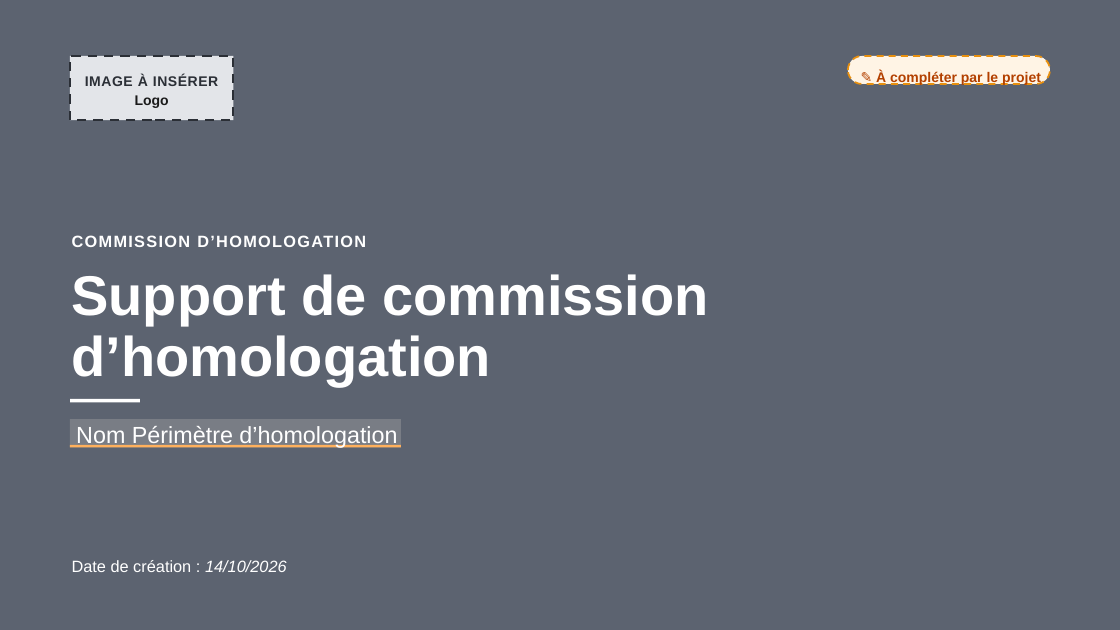
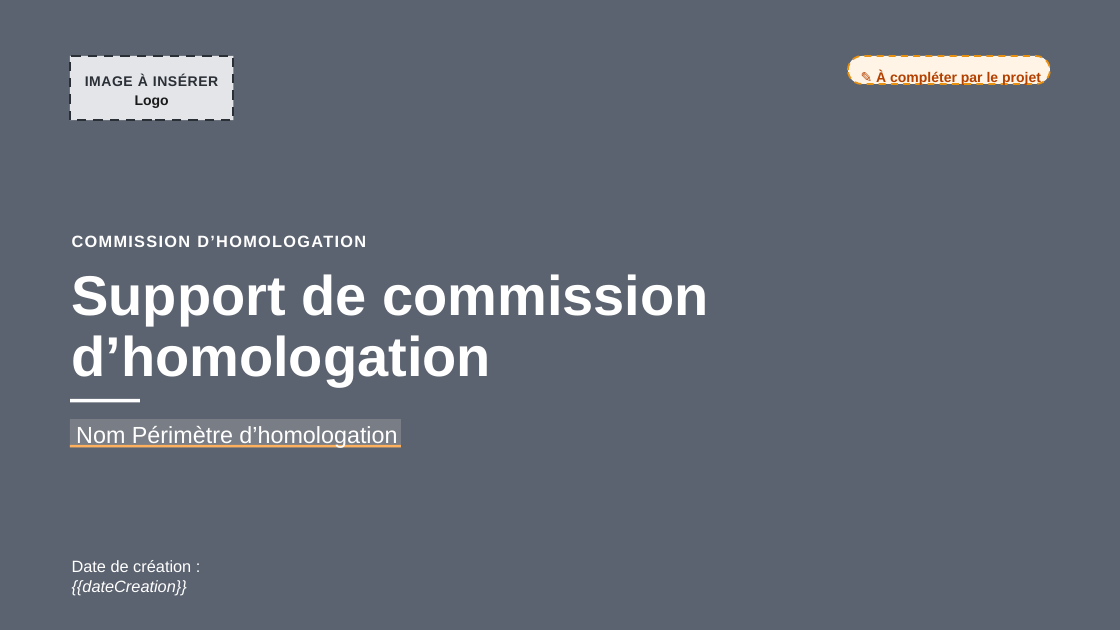
Before and after one commit to betagouv/mon-service-securise, a slide deck: slide 1 of src/vuesPowerpoint/supportCommissionHomologation.pptx. Drawn at 1120x630 pixels with LibreOffice and Linux fonts; fonts in the diff are those of the drawing. Boxes give left, top, right and bottom in pixels: in the first picture for what was removed or moved away, otherwise in the second. Text is boxed around its words. In the diff, an @@ line names an element or a change of style, - is before the commit and + after.

Commit message:
[PPTX] Écrit la date de création sur la couverture du support de commission

```diff
--- a/src/vuesPowerpoint/supportCommissionHomologation.pptx
+++ b/src/vuesPowerpoint/supportCommissionHomologation.pptx
@@ text at <box>72,560,191,596</box>: text changed; italic on @@
-Date de création : 14/10/2026
+Date de création : {{dateCreation}}
```
Also in this commit, not shown: 2 other files.
